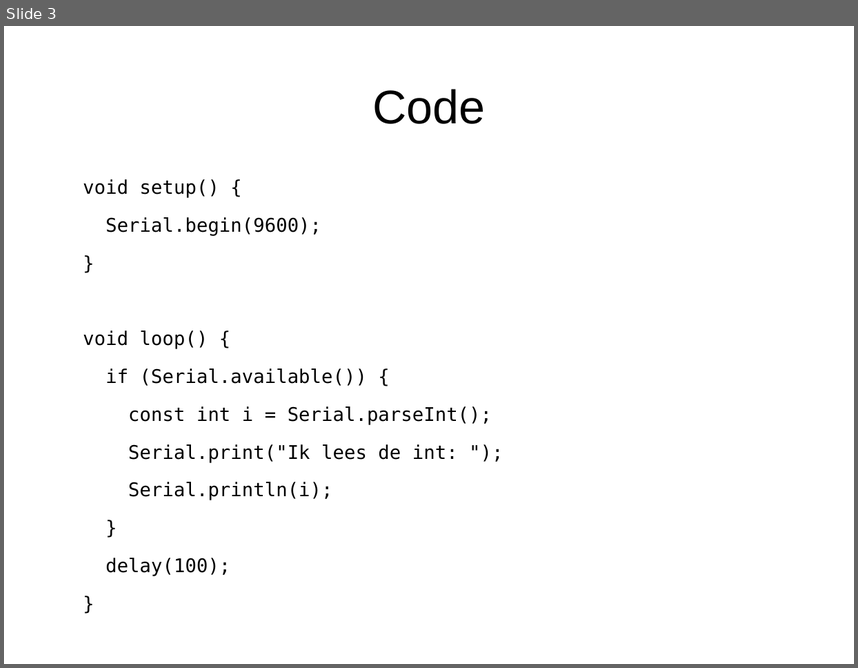
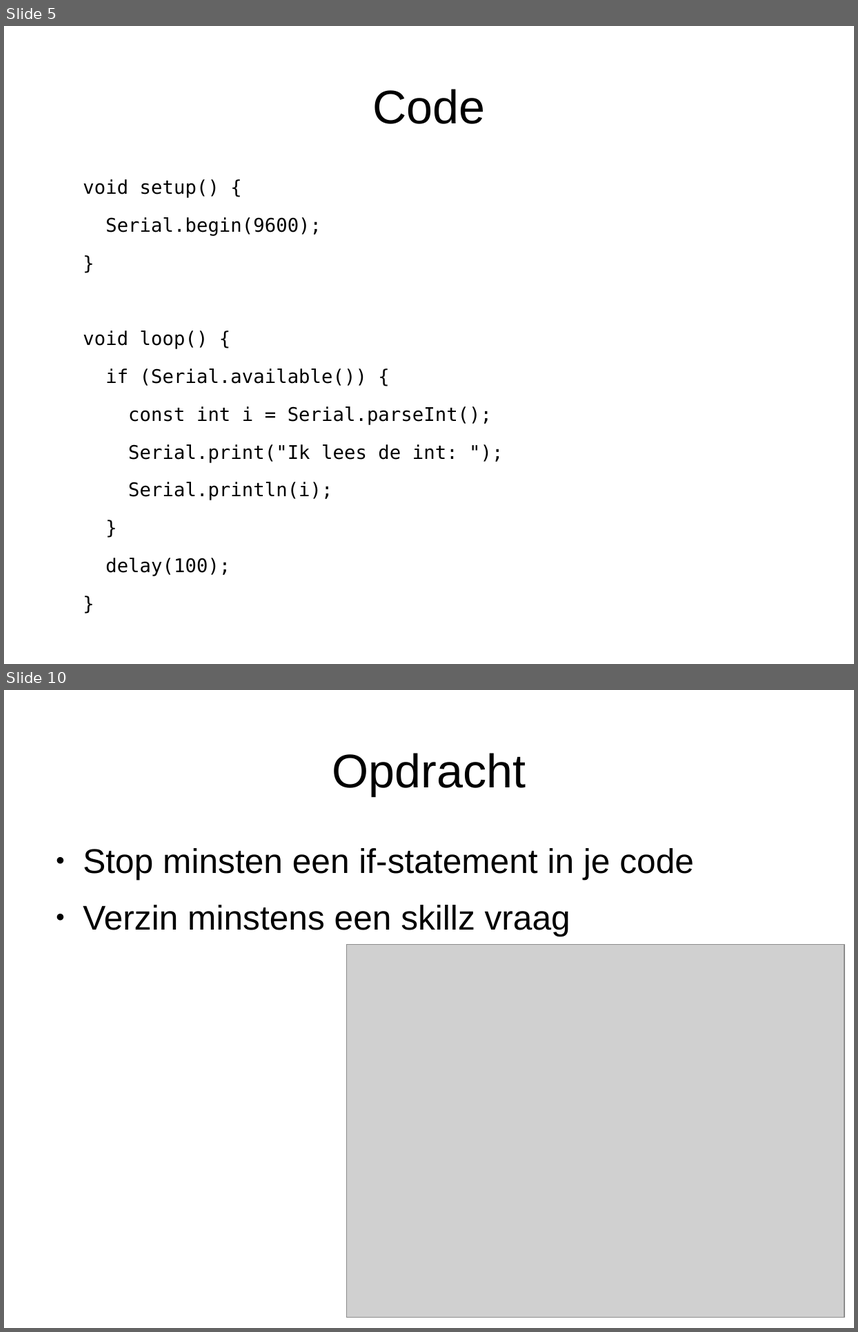
Before and after one commit to djog/arduino_cursus, a slide deck: Presentaties/Programmeren1.odp. Shown one above the other, each under a label of ours: slide 3 before the commit, slides 5 and 10 after it; the slides between them are not shown. The pictures are 858x668 and 858x1332 pixels, drawn with LibreOffice and Linux fonts; fonts in the diff are those of the drawing; grey boxes stand for pictures; background and template pictures are left out. Boxes give left, top, right and bottom in pixels: in the first picture for what was removed or moved away, otherwise in the second. Text is boxed around its words. In the diff, an @@ line names an element or a change of style, - is before the commit and + after.

```diff
--- a/Presentaties/Programmeren1.odp
+++ b/Presentaties/Programmeren1.odp
@@ slide 10 added at [4,690,854,1328], background #FFFFFF @@
@@ title added at [332,753,526,796], 44 pt, text #000000 @@
+Opdracht
@@ text added at [83,848,694,936], 32 pt, text #000000 @@
+● Stop minsten een if-statement in je code
+● Verzin minstens een skillz vraag
@@ picture added at [346,945,845,1317] @@
@@ what was slide 3 is now slide 5 @@
```
Also in this commit, not shown: 2 slides changed, 6 other slides added, 1 slide removed, 6 other files.
